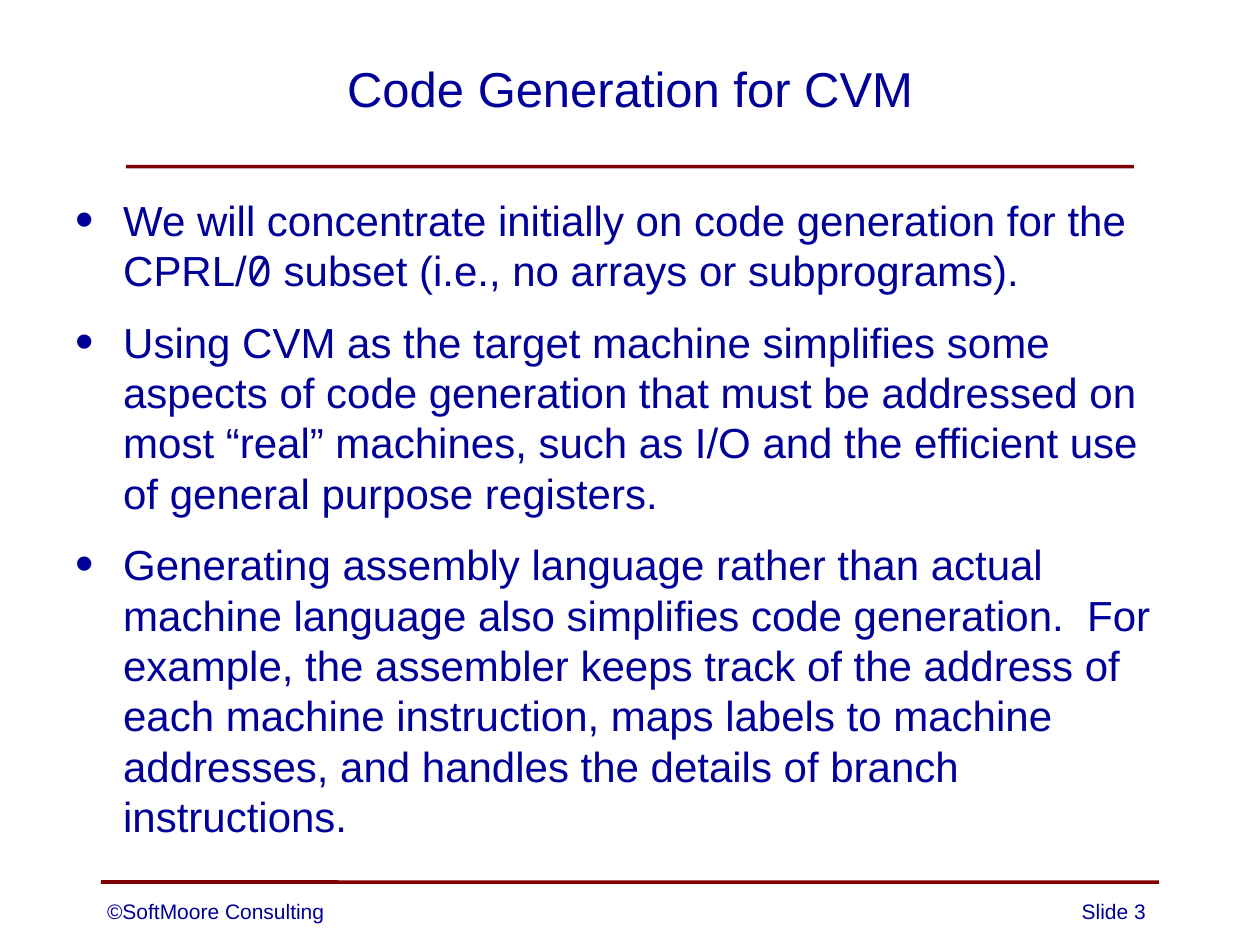
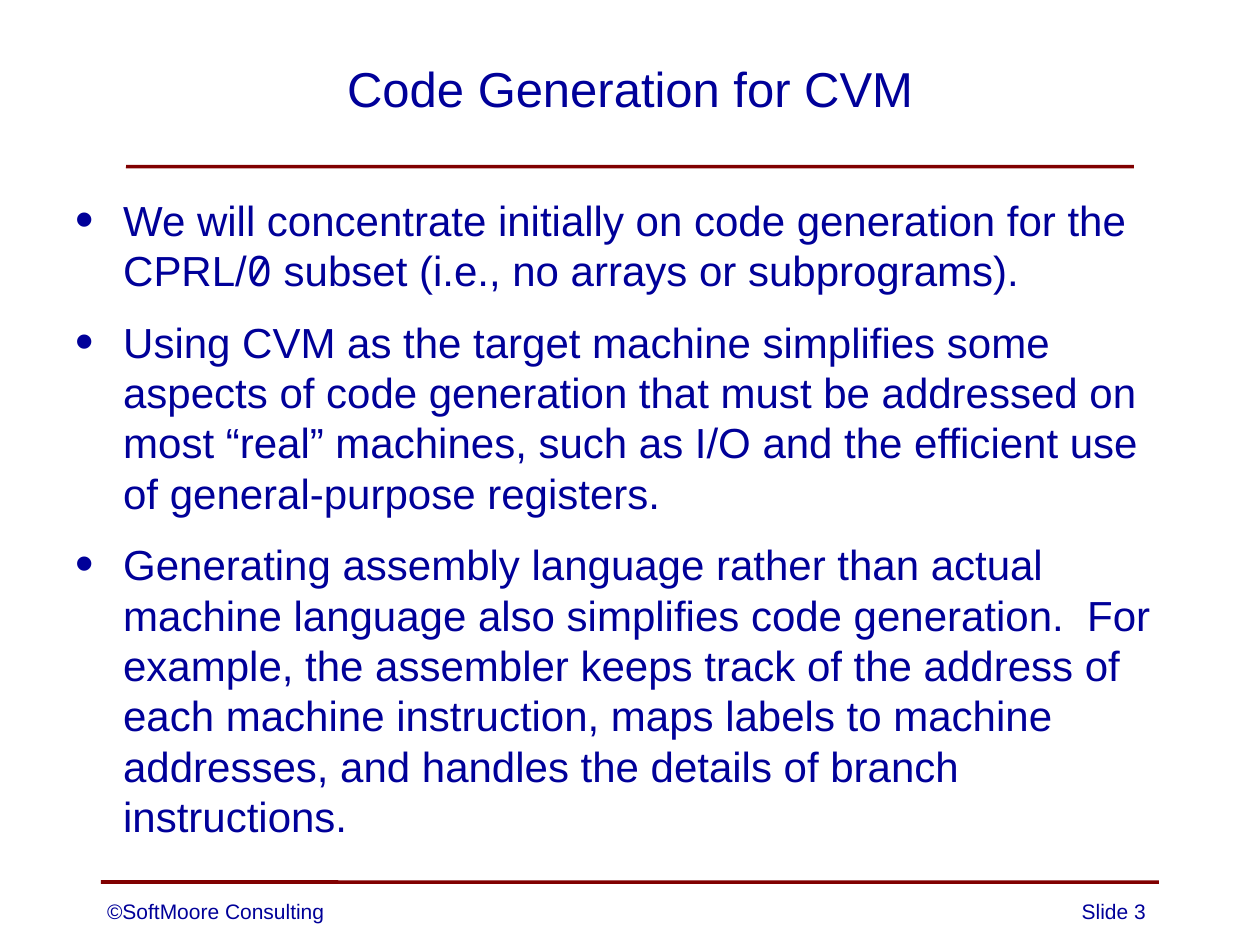
Before and after one commit to SoftMoore/CPRL, a slide deck: slide 3 of PowerPoint Slides/11 - Code Generation.pptx. Drawn at 1260x945 pixels with LibreOffice and Linux fonts; fonts in the diff are those of the drawing. Boxes give left, top, right and bottom in pixels: in the first picture for what was removed or moved away, otherwise in the second. Text is boxed around its words. In the diff, an @@ line names an element or a change of style, - is before the commit and + after.

```diff
--- a/PowerPoint Slides/11 - Code Generation.pptx
+++ b/PowerPoint Slides/11 - Code Generation.pptx
@@ text at [123, 327, 1138, 517]: text changed @@
-• Using CVM as the target machine simplifies some aspects of code generation that must be addressed on most “real” machines, such as I/O and the efficient use of general purpose registers.
+• Using CVM as the target machine simplifies some aspects of code generation that must be addressed on most “real” machines, such as I/O and the efficient use of general-purpose registers.
```
Also in this commit, not shown: 7 other files.
